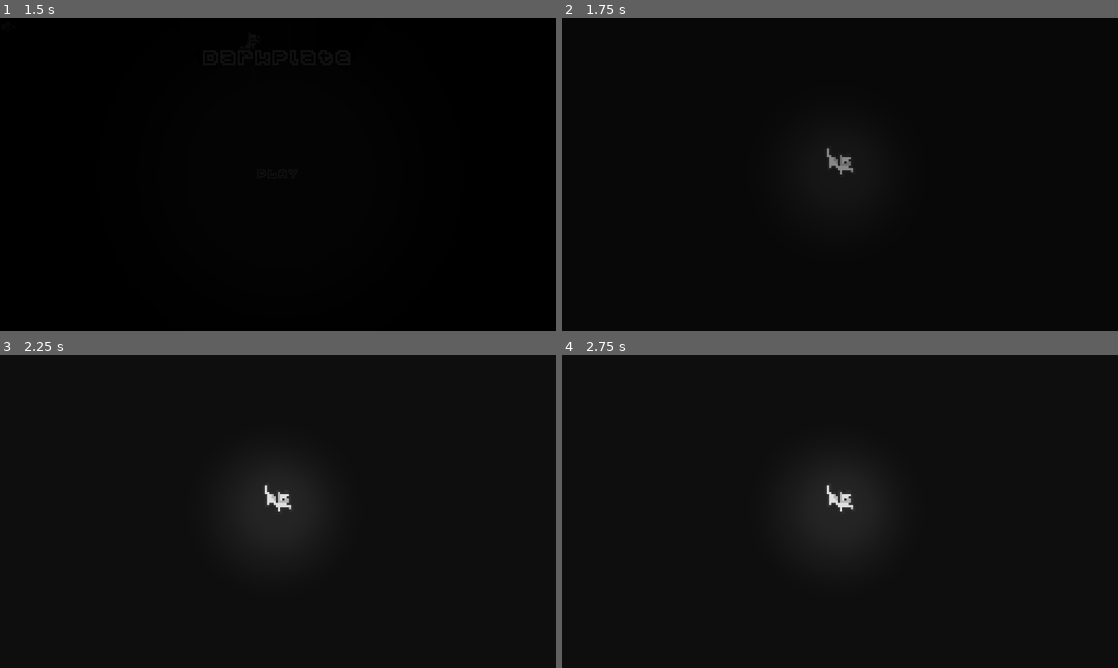
Above: before the commit, frames 1-4 (two rows, left to right).
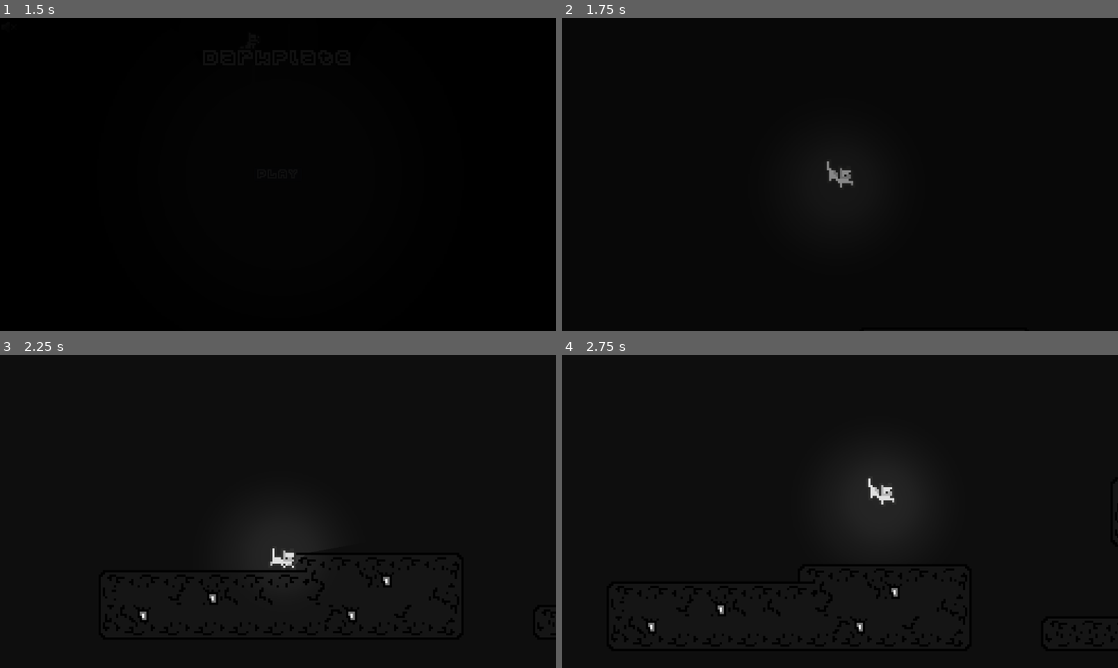
Above: after the commit, the same moments.

Repository: nwrenger/Crastination
Game: Godot game, scene res://World/Title.tscn
The game is run twice, just before and just after one commit, with the same random seed, the same clock (stepped at 60 frames per second) and the same inputs.
Inputs:
- Up to frame 1 (1.5 s): click "PLAY" at 0.5 s; click "PLAY" at 1.25 s
- Up to frame 2 (1.75 s): no input
- Up to frame 3 (2.25 s): tap Enter at 2 s; hold Right (ui_right) from 2.03 s (still down); tap Up (ui_up) at 2.1 s
- Up to frame 4 (2.75 s): keep holding Right (ui_right); tap Up (ui_up) at 2.27, 2.57 s

Frame 1 is identical in both runs. In frame 2, 0.3% of the frame differs, in the area x 47-53%, y 41-55%; in frame 3, 0.5%, in the area x 25-71%, y 40-85%; in frame 4, 0.4%.
Error before the commit: Attempt to call function 'hide' in base 'null instance' on a null instance. (res://Player/Player.gd:68)

Commit message:
:sparkles: Improved Player moving on wall

Diff:
--- a/Player/Player.gd
+++ b/Player/Player.gd
@@ -14,6 +14,7 @@
 
 var wall_right := false
 var wall_left := false
+var notlooking := false
 var wall_fall_speed := 120
 
 func _ready():
@@ -58,23 +59,23 @@
 
 	if $WallLeft.get_overlapping_bodies():
 		if Input.is_action_pressed("ui_right"):
-			$ArrowRight.show()
+			$Sprite.play("walllook")
+			notlooking = false
 		else:
-			$ArrowRight.hide()
+			notlooking = true
 		wall_left = true
 		$Sprite.flip_h = true
 	else:
 		wall_left = false
-		$ArrowRight.hide()
 	if $WallRight.get_overlapping_bodies():
 		if Input.is_action_pressed("ui_left"):
-			$ArrowLeft.show()
+			$Sprite.play("walllook")
+			notlooking = false
 		else:
-			$ArrowLeft.hide()
+			notlooking = true
 		wall_right = true
 		$Sprite.flip_h = false
 	else:
-		$ArrowLeft.hide()
 		wall_right = false
 
 	if wall_left or wall_right:
@@ -96,12 +97,14 @@
 			else:
 				velocity.x += player_speed/1.4
 			velocity.y += jump_height
+			$Sprite.play("wallair")
 		elif Input.is_action_just_pressed("ui_up") and wall_right:
 			if Input.is_action_pressed("ui_left"):
 				velocity.x -= player_speed * 1.7
 			else:
 				velocity.x -= player_speed/1.4
 			velocity.y += jump_height
+			$Sprite.play("wallair")
 		else:
 			var wall_fall_speed_final
 			if Input.is_action_pressed("ui_left") or Input.is_action_pressed("ui_right"):
@@ -109,7 +112,8 @@
 			else:
 				wall_fall_speed_final = wall_fall_speed
 			velocity.y = wall_fall_speed_final
-			$Sprite.play("wall")
+			if notlooking:
+				$Sprite.play("wall")
 
 
 
